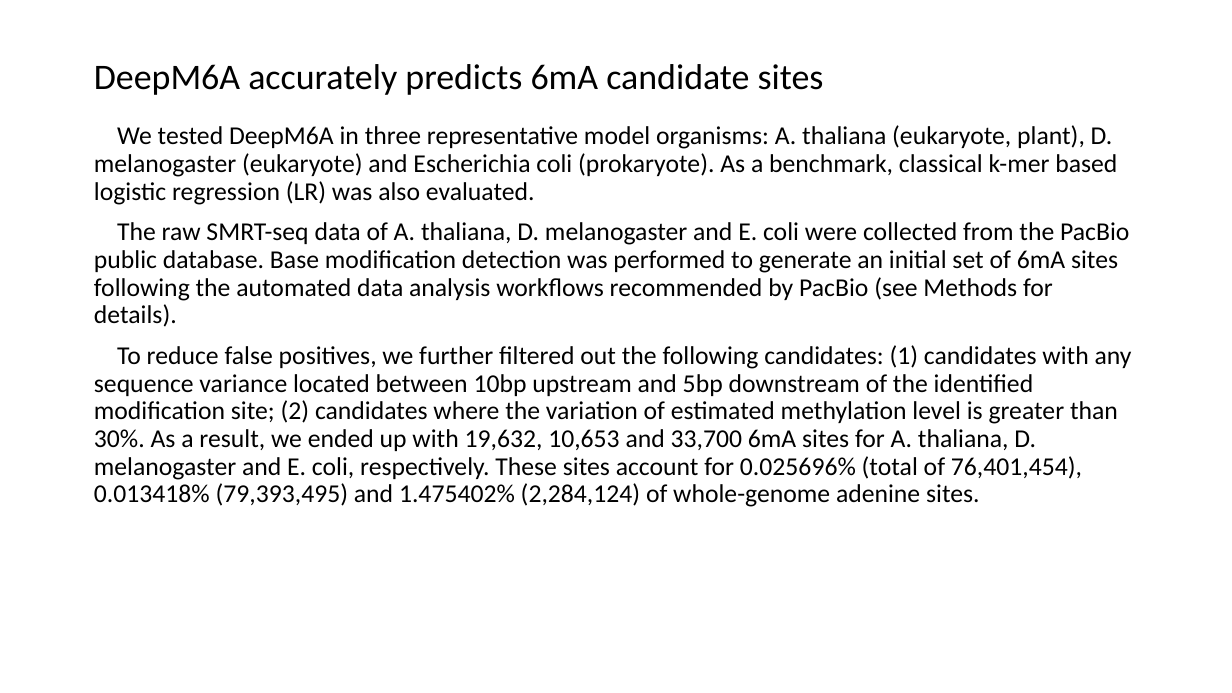
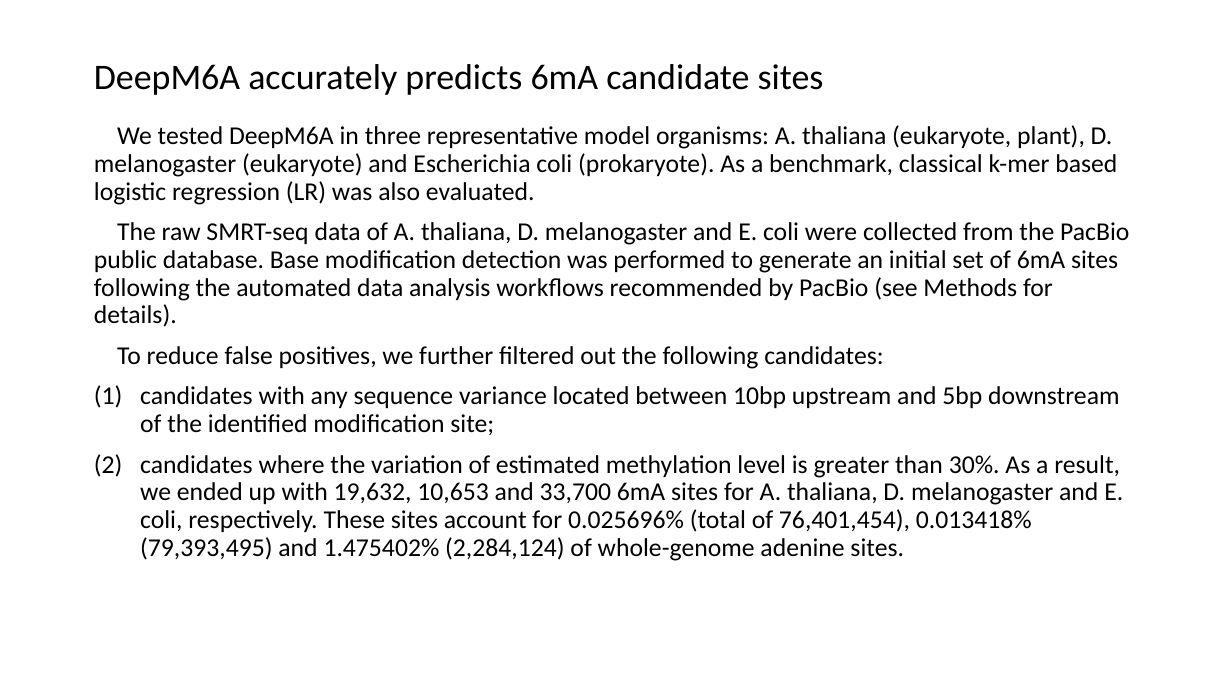
Before and after one commit to YanChengHuang/paper_implement, a slide deck: slide 8 of DeepM6A/presentation/DeepM6A.pptx (slide 7 before the commit). Drawn at 1232x693 pixels with LibreOffice and Linux fonts; fonts in the diff are those of the drawing. Boxes give left, top, right and bottom in pixels: in the first picture for what was removed or moved away, otherwise in the second. Text is boxed around its words. In the diff, an @@ line names an element or a change of style, - is before the commit and + after.

```diff
--- a/DeepM6A/presentation/DeepM6A.pptx
+++ b/DeepM6A/presentation/DeepM6A.pptx
@@ text at bbox=[117, 346, 1123, 561]: text changed @@
-To reduce false positives, we further filtered out the following candidates: (1) candidates with any sequence variance located between 10bp upstream and 5bp downstream of the identified modification site; (2) candidates where the variation of estimated methylation level is greater than 30%. As a result, we ended up with 19,632, 10,653 and 33,700 6mA sites for A. thaliana, D. melanogaster and E. coli, respectively. These sites account for 0.025696% (total of 76,401,454), 0.013418% (79,393,495) and 1.475402% (2,284,124) of whole-genome adenine sites.
+To reduce false positives, we further filtered out the following candidates:
+(1) candidates with any sequence variance located between 10bp upstream and 5bp downstream of the identified modification site;
+(2) candidates where the variation of estimated methylation level is greater than 30%. As a result, we ended up with 19,632, 10,653 and 33,700 6mA sites for A. thaliana, D. melanogaster and E. coli, respectively. These sites account for 0.025696% (total of 76,401,454), 0.013418% (79,393,495) and 1.475402% (2,284,124) of whole-genome adenine sites.
```
Also in this commit, not shown: 4 other slides changed, 18 slides added, 5 other files.
